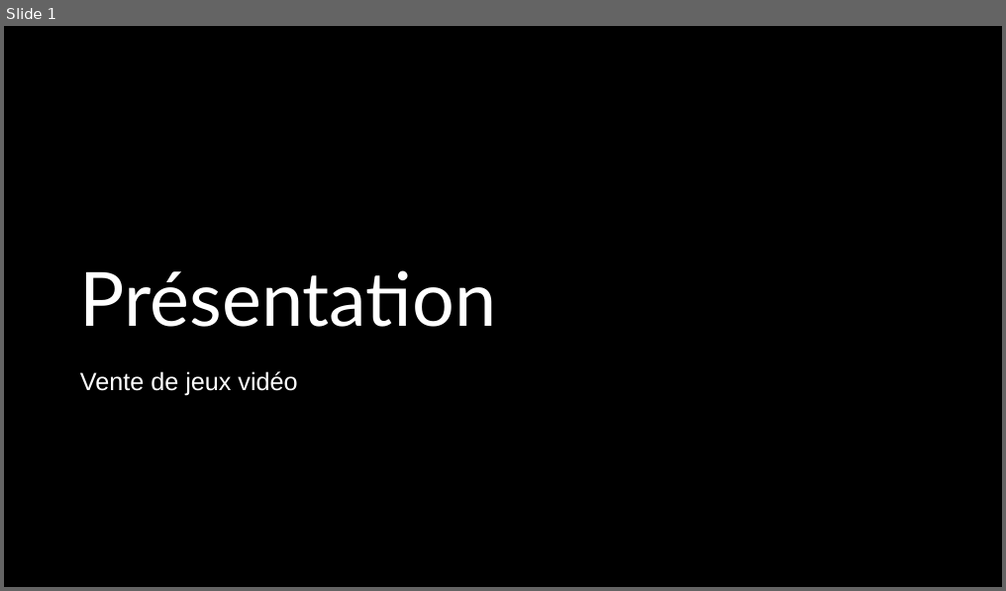
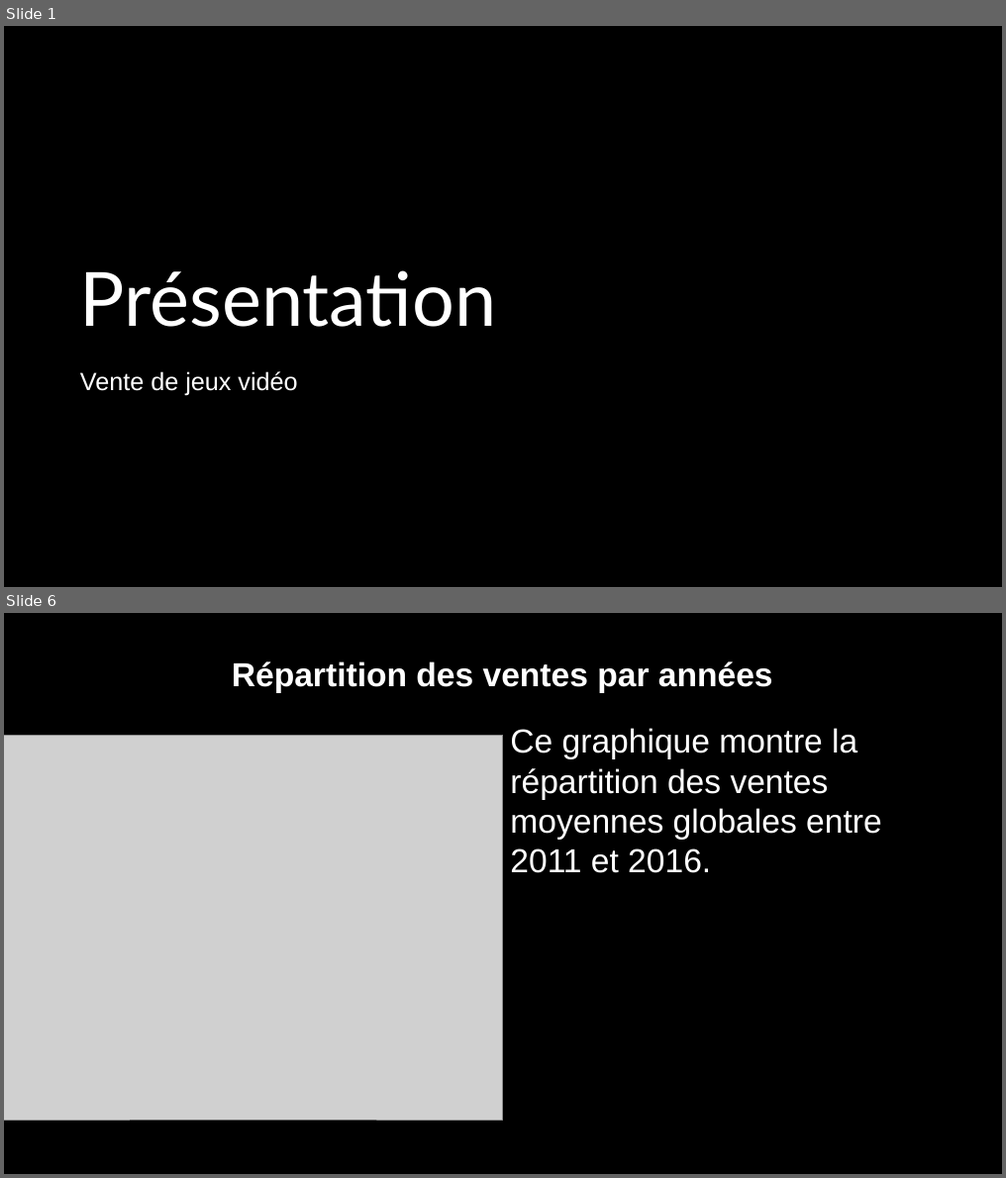
Before and after one commit to barlax91/Presentation-dataset, a slide deck: salesvg.pptx. Shown one above the other, each under a label of ours: slide 1 before the commit, slides 1 and 6 after it; the slides between them are not shown. The pictures are 1006x591 and 1006x1178 pixels, drawn with LibreOffice and Linux fonts; fonts in the diff are those of the drawing; grey boxes stand for pictures; background and template pictures are left out; a plain dark background stands for a picture behind light text. Boxes give left, top, right and bottom in pixels: in the first picture for what was removed or moved away, otherwise in the second. Text is boxed around its words. In the diff, an @@ line names an element or a change of style, - is before the commit and + after.

```diff
--- a/salesvg.pptx
+++ b/salesvg.pptx
@@ slide 6 added at [4, 613, 1002, 1174], background picture (left out) @@
@@ rectangle added at [4, 613, 1002, 1174], fill #000000 @@
@@ text added at [232, 662, 773, 693], 32 pt, text #FFFFFF, bold @@
+Répartition des ventes par années
@@ text added at [510, 728, 882, 873], 32 pt, text #FFFFFF @@
+Ce graphique montre la répartition des ventes moyennes globales entre 2011 et 2016.
@@ picture added at [4, 735, 503, 1121] @@
```
Also in this commit, not shown: 1 slide changed, 6 other slides added, 1 slide removed, 2 other files.
